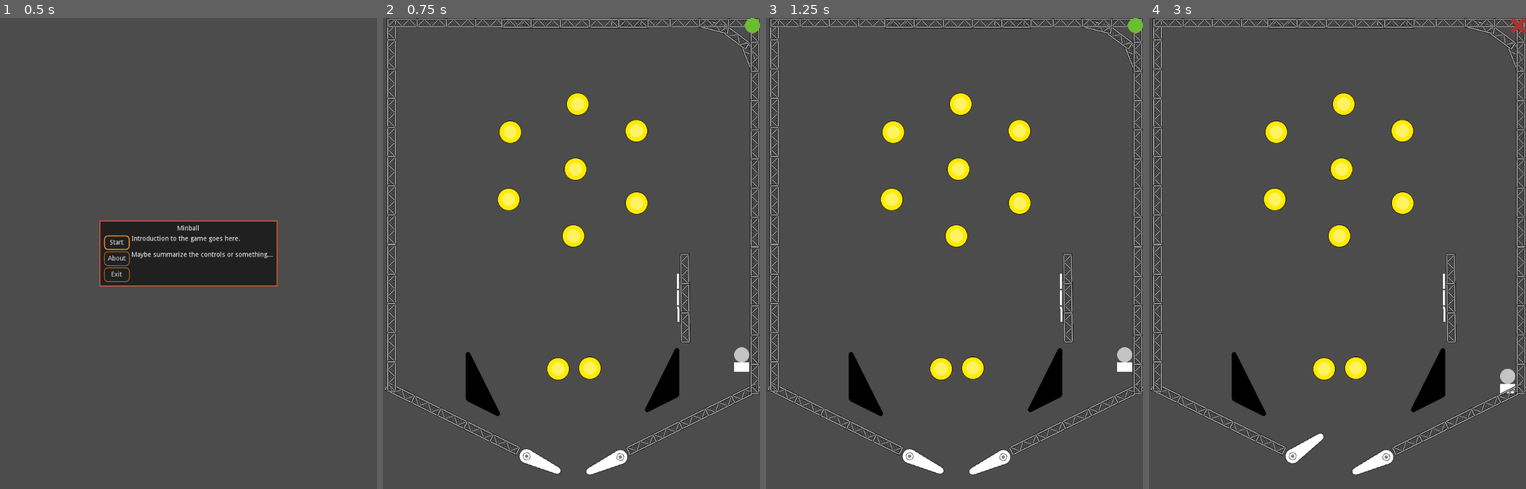
Above: before the commit, frames 1-4 (left to right).
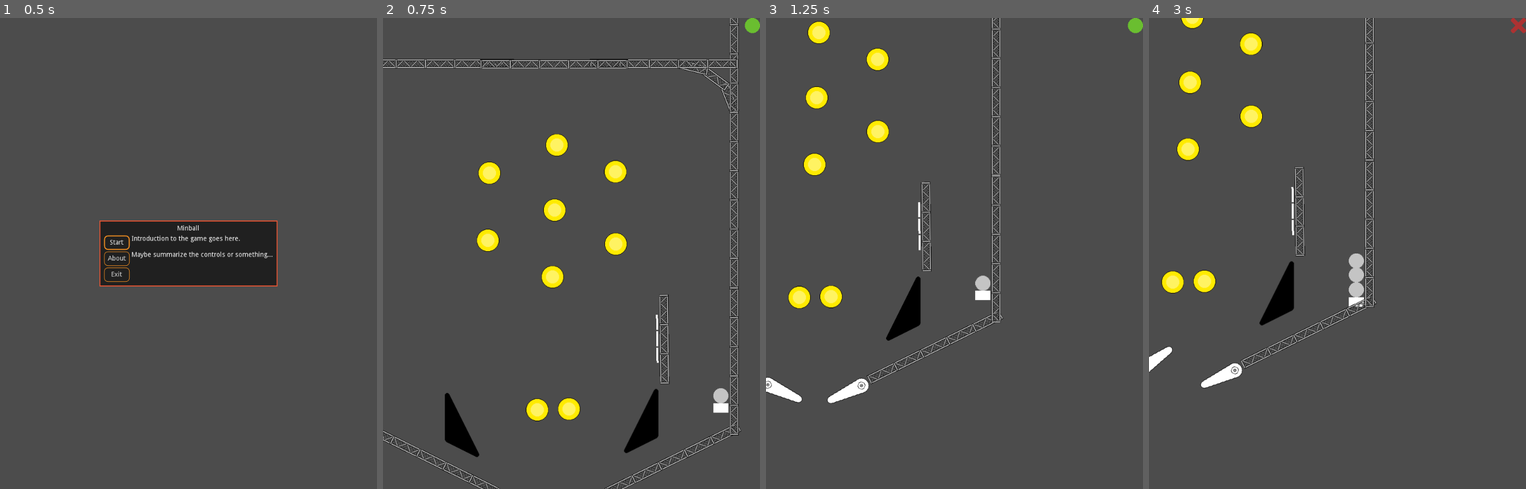
Above: after the commit, the same moments.

Repository: pizzasgood/Minball_LD48
Game: Godot game, scene res://TitleScreen.tscn
Same seed, same stepped clock (60 frames per second), same inputs: the game is played once before the commit and once after it.
Inputs (mouse positions are in pixels of both pictures, inside the frame that each line leads up to):
- Up to frame 1 (0.5 s): no input
- Up to frame 2 (0.75 s): click "Start" at 0.5 s
- Up to frame 3 (1.25 s): no input
- Up to frame 4 (3 s): click (1518, 253) at 1.25 s; hold D (flippers_right) 2.03-2.78 s; hold Space (ui_select) 2.03-2.78 s; hold A (flippers_left) from 2.78 s (still down); tap Space (ui_select) at 2.85 s

Frame 1 is identical in both runs. In frame 2, 15% of the frame differs, in the area x 0-100%, y 0-100%; in frame 3, 13%; in frame 4, 13%.

Commit message:
Add camera

Diff:
--- /dev/null
+++ b/Camera.gd
@@ -0,0 +1,39 @@
+extends Camera2D
+
+export var zoom_margin := Vector2(500, 500)
+
+onready var world = find_parent("World")
+
+var extents := Rect2(0, 0, 0, 0)
+var window_size : Vector2
+var target_factor := 1.0
+var current_factor := 1.0
+
+func _ready() -> void:
+	get_tree().get_root().connect("size_changed", self, "resize")
+	resize()
+
+func _process(_delta: float) -> void:
+	var num_balls := len(world.balls)
+	if num_balls == 1:
+		global_position = world.balls[0].global_position
+		zoom = Vector2.ONE
+	elif num_balls > 1:
+		# figure out the positions
+		extents.position = world.balls[0].global_position
+		extents.size = Vector2.ZERO
+		for ball in world.balls:
+			extents = extents.expand(ball.global_position)
+		global_position = (extents.position + extents.end) / 2
+
+		# handle zoom
+		var target_zoom := (extents.size + zoom_margin) / window_size
+		target_factor = max(max(target_zoom.x, target_zoom.y), 1)
+		if target_factor < 1.05 * current_factor and target_factor > 0.95 * current_factor:
+			target_factor = current_factor
+		current_factor = lerp(current_factor, target_factor, 0.2)
+		zoom = current_factor * Vector2.ONE
+
+
+func resize() -> void:
+	window_size = get_tree().root.get_visible_rect().size
--- a/Main.tscn
+++ b/Main.tscn
@@ -8,22 +8,24 @@
 
 [node name="World" parent="." instance=ExtResource( 3 )]
 
-[node name="MarginContainer" type="MarginContainer" parent="."]
+[node name="CanvasLayer" type="CanvasLayer" parent="."]
+
+[node name="MarginContainer" type="MarginContainer" parent="CanvasLayer"]
 anchor_right = 1.0
 anchor_bottom = 1.0
 __meta__ = {
 "_edit_use_anchors_": false
 }
 
-[node name="HBoxContainer" type="HBoxContainer" parent="MarginContainer"]
+[node name="HBoxContainer" type="HBoxContainer" parent="CanvasLayer/MarginContainer"]
 margin_right = 800.0
 margin_bottom = 1000.0
 alignment = 2
 
-[node name="MuteButton" parent="MarginContainer/HBoxContainer" instance=ExtResource( 1 )]
+[node name="MuteButton" parent="CanvasLayer/MarginContainer/HBoxContainer" instance=ExtResource( 1 )]
 margin_left = 768.0
 margin_right = 800.0
 margin_bottom = 1000.0
 
-[node name="PauseMenu" parent="." instance=ExtResource( 2 )]
+[node name="PauseMenu" parent="CanvasLayer" instance=ExtResource( 2 )]
 visible = false
--- a/World.gd
+++ b/World.gd
@@ -3,7 +3,9 @@
 export var extra_balls := 3
 
 var balls = []
+
 onready var active_plunger := get_node("MineTop/Plunger")
+onready var camera : Camera2D = get_node("Camera2D")
 
 func _ready() -> void:
 	spawn_ball()
@@ -18,3 +20,8 @@
 		call_deferred("spawn_ball")
 	else:
 		print("Game Over")
+
+func _unhandled_input(event) -> void:
+	if event.is_action_pressed("ui_select"):
+		extra_balls += 1
+		spawn_ball()
--- a/World.tscn
+++ b/World.tscn
@@ -1,9 +1,21 @@
-[gd_scene load_steps=3 format=2]
+[gd_scene load_steps=4 format=2]
 
 [ext_resource path="res://World.gd" type="Script" id=1]
 [ext_resource path="res://Levels/MineTop.tscn" type="PackedScene" id=2]
+[ext_resource path="res://Camera.gd" type="Script" id=3]
 
 [node name="World" type="Node2D"]
 script = ExtResource( 1 )
 
 [node name="MineTop" parent="." instance=ExtResource( 2 )]
+
+[node name="Camera2D" type="Camera2D" parent="."]
+current = true
+drag_margin_h_enabled = true
+drag_margin_v_enabled = true
+smoothing_enabled = true
+drag_margin_left = 0.1
+drag_margin_top = 0.1
+drag_margin_right = 0.1
+drag_margin_bottom = 0.1
+script = ExtResource( 3 )
Not shown, changed: export_presets.cfg
